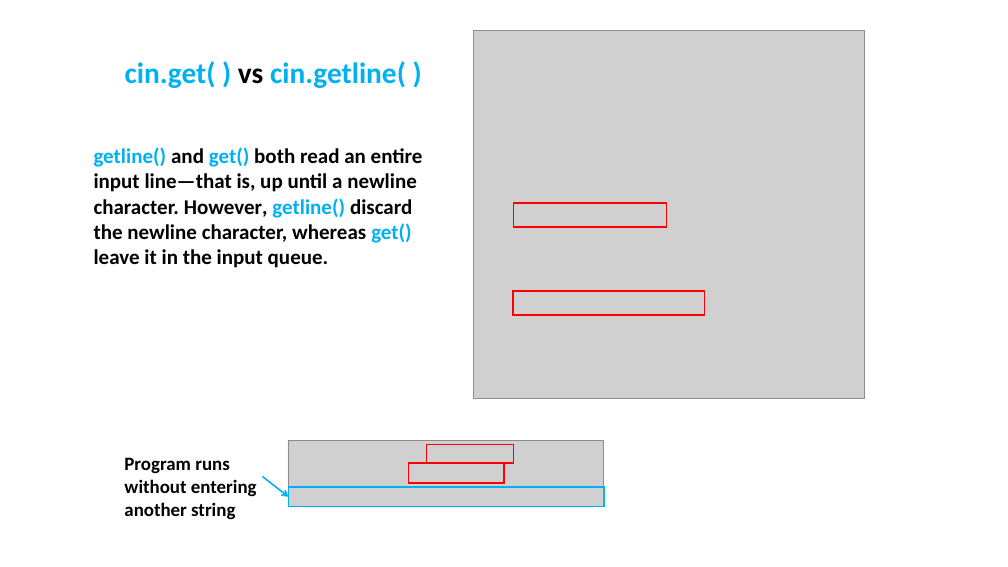
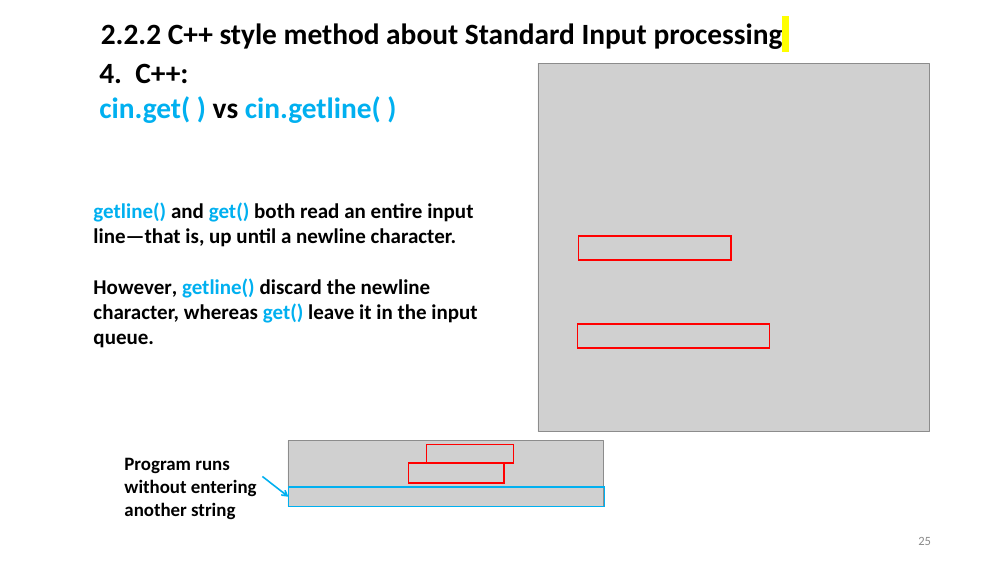
Before and after one commit to ShiqiYu/CPP, a slide deck: slide 25 of week04/Lab04.pptx (slide 22 before the commit). Drawn at 1008x567 pixels with LibreOffice and Linux fonts; fonts in the diff are those of the drawing; grey boxes stand for pictures; background and template pictures are left out. Boxes give left, top, right and bottom in pixels: in the first picture for what was removed or moved away, otherwise in the second. Text is boxed around its words. In the diff, an @@ line names an element or a change of style, - is before the commit and + after.

```diff
--- a/week04/Lab04.pptx
+++ b/week04/Lab04.pptx
@@ text added at bbox=[101, 19, 783, 51], 28 pt, text #000000, bold @@
+2.2.2 C++ style method about Standard Input processing
@@ text "4. C++:": place and size @@
-text "4. C++:" at bbox=[125, 61, 406, 88]
+text "4. C++:" at bbox=[99, 63, 381, 123]
@@ text at bbox=[99, 63, 188, 84]: paragraph added @@
+4. C++:
@@ text at bbox=[93, 202, 477, 348]: text changed @@
-getline() and get() both read an entire
-input line—that is, up until a newline
-character. However, getline() discard
-the newline character, whereas get()
-leave it in the input queue.
+getline() and get() both read an entire input line—that is, up until a newline character.
+However, getline() discard the newline character, whereas get() leave it in the input queue.
@@ 2 rectangles, 1 picture: place and size @@
-2 rectangles, 1 picture at bbox=[473, 30, 865, 399]
+2 rectangles, 1 picture at bbox=[538, 64, 930, 433]
@@ page number added at bbox=[918, 537, 931, 545], 12 pt, text #8C8C8C @@
+25
```
Also in this commit, not shown: 11 other slides changed, 26 slides added, 16 slides removed, 3 other files.
